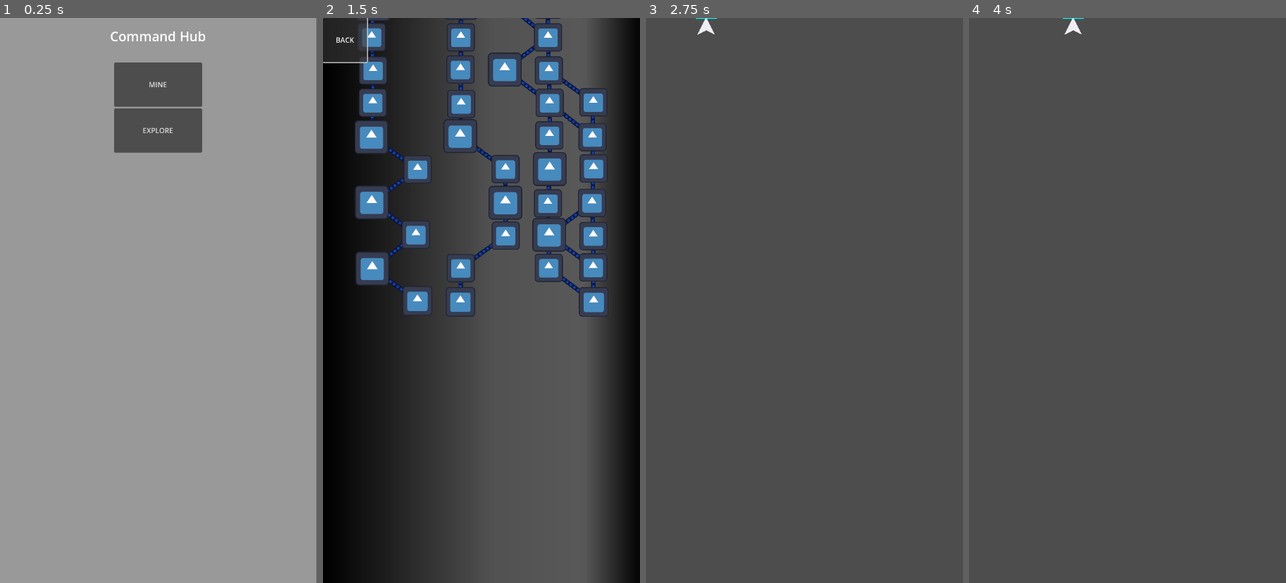
Above: before the commit, frames 1-4 (left to right).
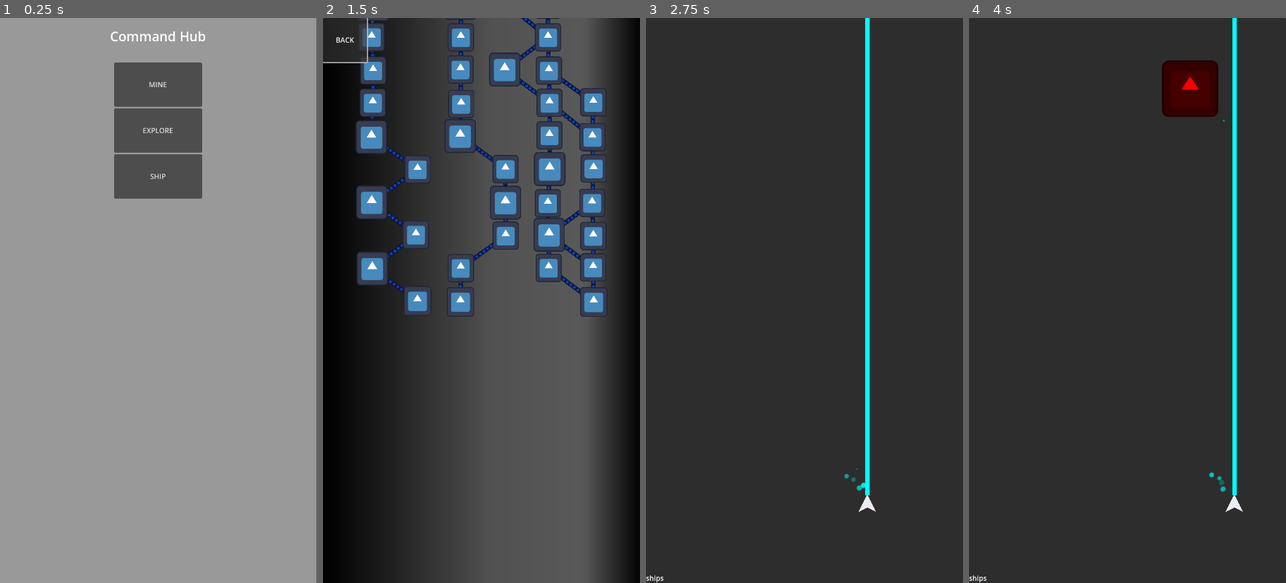
Above: after the commit, the same moments.

Repository: EitherRock/spacegame
Game: Godot game, scene res://main.tscn
Two runs of this game, one before a commit and one after it. Both use one fixed random seed, a clock stepped at 60 frames per second and the inputs below. The project has no main scene, so this scene is started directly. The engine's default icon, where the game draws it, is replaced by a stand-in: a white triangle on a blue panel in a dark square.
Inputs (mouse positions are in pixels of both pictures, inside the frame that each line leads up to):
- Up to frame 1 (0.25 s): no input
- Up to frame 2 (1.5 s): click "EXPLORE" at 0.5 s; click "BACK" at 1.25 s
- Up to frame 3 (2.75 s): move the mouse to (741, 300) at 2.02 s; press the mouse at (741, 300) at 2.03 s; hold Right (ui_right) from 2.03 s (still down)
- Up to frame 4 (4 s): move the mouse to (1064, 328) at 2.77 s; release Right (ui_right) at 2.78 s; release the mouse at (1064, 328) at 2.78 s; hold Down (ui_down) 2.78-3.53 s; tap G (scroll_down) at 2.85 s; click (1064, 328) at 2.92 s; move the mouse to (1159, 176) at 3.52 s; hold Right (ui_right) from 3.53 s (still down); hold T (scroll_up) from 3.53 s (still down); click (1159, 176) at 3.67 s

The runs differ from the first frame. In frame 1, 2.2% of the frame differs, in the area x 36-64%, y 24-32%; in frame 2, 2.3%; in frame 3, 100%; in frame 4, 100%, in the area x 0-100%, y 0-100%.

Commit message:
more stuff

Diff:
--- a/asteroid.gd
+++ b/asteroid.gd
@@ -1,7 +1,7 @@
 extends Area2D
 
 var speed = 200
-var health = 5
+@export var health = 100
 
 func _physics_process(delta):
 	position += Vector2(0, speed) * delta
@@ -10,12 +10,11 @@
 	if position.y > get_viewport_rect().size.y:
 		queue_free()
 
-#func _on_Asteroid_area_entered(area):
-	#if area.is_in_group("Bullets"):
-		#print("bullets")
-		#queue_free()
-	#elif area.is_in_group("Ship"):
-		#get_tree().change_scene("res://path_to_previous_scene.tscn")
+	if health <= 0:
+		print("asteroidn bye bye")
+		queue_free()
+
+
 
 
 
@@ -25,3 +24,16 @@
 		health -= 2
 		if health <= 0:
 			queue_free()
+
+	if area.is_in_group("Laser"):
+		print(true)
+
+func apply_damage(amount):
+	print("applying damage through the asteroid")
+	print(amount)
+	health -= amount
+	if health <= 0:
+		die()
+
+func die():
+	queue_free()
--- a/asteroid_map.gd
+++ b/asteroid_map.gd
@@ -29,5 +29,5 @@
 
 
 # Called every frame. 'delta' is the elapsed time since the previous frame.
-func _process(delta):
-	pass
+#func _process(delta):
+	#pass
--- a/bullet.tscn
+++ b/bullet.tscn
@@ -7,6 +7,7 @@
 
 [node name="bullet" type="Area2D" groups=["Bullets"]]
 position = Vector2(8, 14)
+scale = Vector2(1.02175, 1)
 script = ExtResource("1_8kerc")
 
 [node name="Polygon2D" type="Polygon2D" parent="."]
--- a/laser_ray.tscn
+++ /dev/null
@@ -1,69 +0,0 @@
-[gd_scene load_steps=11 format=3 uid="uid://bv3etj4h4c3c6"]
-
-[ext_resource type="Script" path="res://weapons/laser.gd" id="1_vvojh"]
-[ext_resource type="Texture2D" uid="uid://cqvbo28pv0ec7" path="res://glowing_circle.png" id="2_vaq43"]
-
-[sub_resource type="RectangleShape2D" id="RectangleShape2D_dj0s3"]
-size = Vector2(72, 20)
-
-[sub_resource type="CanvasItemMaterial" id="CanvasItemMaterial_a3vdj"]
-
-[sub_resource type="Gradient" id="Gradient_3myn0"]
-colors = PackedColorArray(0.991164, 0.991164, 0.991164, 1, 1, 1, 1, 0.00392157)
-
-[sub_resource type="GradientTexture1D" id="GradientTexture1D_mwl43"]
-gradient = SubResource("Gradient_3myn0")
-
-[sub_resource type="Curve" id="Curve_pjr8k"]
-_data = [Vector2(0, 1), 0.0, 0.0, 0, 0, Vector2(0.499264, 1), 0.0, 0.0, 0, 0, Vector2(1, 0), -0.35061, 0.0, 0, 0]
-point_count = 3
-
-[sub_resource type="CurveTexture" id="CurveTexture_4jhmj"]
-curve = SubResource("Curve_pjr8k")
-
-[sub_resource type="ParticleProcessMaterial" id="ParticleProcessMaterial_cuhq3"]
-lifetime_randomness = 0.3
-particle_flag_disable_z = true
-direction = Vector3(2.08165e-12, 2, 2.08165e-12)
-initial_velocity_min = 250.0
-initial_velocity_max = 250.0
-gravity = Vector3(2.08165e-12, 2.08165e-12, 2.08165e-12)
-scale_curve = SubResource("CurveTexture_4jhmj")
-color = Color(0.0117647, 1, 1, 1)
-color_initial_ramp = SubResource("GradientTexture1D_mwl43")
-
-[sub_resource type="CanvasItemMaterial" id="CanvasItemMaterial_l14ij"]
-
-[node name="Ray" type="RayCast2D"]
-position = Vector2(305, 803)
-target_position = Vector2(2.08165e-12, -1000)
-collide_with_areas = true
-collide_with_bodies = false
-script = ExtResource("1_vvojh")
-
-[node name="Line2D" type="Line2D" parent="."]
-points = PackedVector2Array(0, 0, 2.08165e-12, -50)
-default_color = Color(0.00784314, 1, 1, 1)
-
-[node name="StaticBody2D" type="StaticBody2D" parent="."]
-position = Vector2(0, -113)
-
-[node name="CollisionShape2D" type="CollisionShape2D" parent="StaticBody2D"]
-position = Vector2(1, 8.71967e-15)
-shape = SubResource("RectangleShape2D_dj0s3")
-
-[node name="CastingParticle" type="GPUParticles2D" parent="."]
-material = SubResource("CanvasItemMaterial_a3vdj")
-emitting = false
-sub_emitter = NodePath(".")
-process_material = SubResource("ParticleProcessMaterial_cuhq3")
-texture = ExtResource("2_vaq43")
-lifetime = 0.3
-
-[node name="CollisionParticle" type="GPUParticles2D" parent="."]
-material = SubResource("CanvasItemMaterial_l14ij")
-emitting = false
-sub_emitter = NodePath(".")
-process_material = SubResource("ParticleProcessMaterial_cuhq3")
-texture = ExtResource("2_vaq43")
-lifetime = 0.3
--- a/main.gd
+++ b/main.gd
@@ -8,8 +8,8 @@
 
 
 # Called every frame. 'delta' is the elapsed time since the previous frame.
-func _process(delta):
-	pass
+#func _process(delta):
+	#pass
 
 
 func _on_button_pressed():
@@ -18,3 +18,7 @@
 
 func _on_explore_button_pressed():
 	get_tree().change_scene_to_file("res://map.tscn")
+
+
+func _on_ship_pressed():
+	get_tree().change_scene_to_file("res://ship_control.tscn")
--- a/main.tscn
+++ b/main.tscn
@@ -77,5 +77,16 @@
 text = "EXPLORE
 "
 
+[node name="HBoxContainer3" type="HBoxContainer" parent="Panel/MarginContainer/VBoxContainer/MarginContainer/VBoxContainer"]
+layout_mode = 2
+size_flags_horizontal = 4
+size_flags_vertical = 4
+
+[node name="Ship" type="Button" parent="Panel/MarginContainer/VBoxContainer/MarginContainer/VBoxContainer/HBoxContainer3"]
+custom_minimum_size = Vector2(200, 100)
+layout_mode = 2
+text = "SHIP"
+
 [connection signal="pressed" from="Panel/MarginContainer/VBoxContainer/MarginContainer/VBoxContainer/HBoxContainer/CaveButton" to="." method="_on_button_pressed"]
 [connection signal="pressed" from="Panel/MarginContainer/VBoxContainer/MarginContainer/VBoxContainer/HBoxContainer2/ExploreButton" to="." method="_on_explore_button_pressed"]
+[connection signal="pressed" from="Panel/MarginContainer/VBoxContainer/MarginContainer/VBoxContainer/HBoxContainer3/Ship" to="." method="_on_ship_pressed"]
--- a/map.gd
+++ b/map.gd
@@ -17,7 +17,6 @@
 var camera_edge_y: float
 
 func _ready() -> void:
-	print(camera_2d)
 	camera_edge_y = MapGenerator.Y_DIST * (MapGenerator.FLOORS - 1)
 
 	generate_new_map()
--- a/map_room.gd
+++ b/map_room.gd
@@ -59,17 +59,18 @@
 	if not available or not event.is_action_pressed("left_mouse"):
 		return
 
-	print("pressed")
+	print("Map room pressed")
 	room.selected = true
 	animation_player.play("select")
 	var timer = Timer.new()
 	timer.set_wait_time(2)  # Set the timer interval to 1 second
 	timer.set_one_shot(false)  # Make the timer repeat
 	 # Connect the timer's timeout signal to a method
+	timer.connect("timeout", _on_map_room_selected)
 	add_child(timer)  # Add the timer as a child of this node
 	timer.start()
 	await timer
-	get_tree().change_scene_to_file("res://ship.tscn")
+	get_tree().change_scene_to_file("res://asteroid_map.tscn")
 
 # called by the animation player when the
 func _on_map_room_selected() -> void:
--- a/map_room.tscn
+++ b/map_room.tscn
@@ -6,24 +6,8 @@
 [sub_resource type="CircleShape2D" id="CircleShape2D_6urgk"]
 radius = 12.0
 
-[sub_resource type="Animation" id="Animation_wd66y"]
-resource_name = "highlight"
+[sub_resource type="Animation" id="Animation_4vffa"]
 loop_mode = 1
-tracks/0/type = "value"
-tracks/0/imported = false
-tracks/0/enabled = true
-tracks/0/path = NodePath("visuals:scale")
-tracks/0/interp = 1
-tracks/0/loop_wrap = true
-tracks/0/keys = {
-"times": PackedFloat32Array(0, 0.5),
-"transitions": PackedFloat32Array(1, 1),
-"update": 0,
-"values": [Vector2(1, 1), Vector2(1.25, 1.25)]
-}
-
-[sub_resource type="Animation" id="Animation_4vffa"]
-length = 0.001
 tracks/0/type = "value"
 tracks/0/imported = false
 tracks/0/enabled = true
@@ -49,9 +33,26 @@
 "values": [Color(1, 1, 1, 0.00392157)]
 }
 
+[sub_resource type="Animation" id="Animation_wd66y"]
+resource_name = "highlight"
+loop_mode = 1
+tracks/0/type = "value"
+tracks/0/imported = false
+tracks/0/enabled = true
+tracks/0/path = NodePath("visuals:scale")
+tracks/0/interp = 1
+tracks/0/loop_wrap = true
+tracks/0/keys = {
+"times": PackedFloat32Array(0, 0.5),
+"transitions": PackedFloat32Array(1, 1),
+"update": 0,
+"values": [Vector2(1, 1), Vector2(1.25, 1.25)]
+}
+
 [sub_resource type="Animation" id="Animation_7pbpy"]
 resource_name = "select"
 length = 0.6
+loop_mode = 1
 tracks/0/type = "value"
 tracks/0/imported = false
 tracks/0/enabled = true
@@ -87,6 +88,7 @@
 }
 
 [node name="MapRoom" type="Area2D"]
+scale = Vector2(0.928, 1)
 collision_layer = 8
 collision_mask = 0
 script = ExtResource("1_po884")
--- a/ship.gd
+++ b/ship.gd
@@ -5,7 +5,7 @@
 var rotaion_speed: int = 1
 
 var bullet_scene = preload("res://bullet.tscn")
-var laser_scene = preload("res://weapons/laser.tscn")
+var laser_scene = preload("res://weapons/laser_ray.tscn")
 var bullet_speed = 500  # Speed of the bullet
 
 var spawn_interval = 1.0
@@ -13,8 +13,9 @@
 # Create a new Timer instance
 var timer = Timer.new()
 var bullets: Array
-var laser: Area2D
+var laser: RayCast2D
 var has_laser: bool = true
+var has_bullets: bool = false
 
 
 func _ready():
@@ -23,6 +24,8 @@
 
 	if has_laser:
 		laser = laser_scene.instantiate()
+		laser.enabled = true
+		print(laser)
 		laser.position = position  # Set laser's initial position to the ship's position
 		add_child(laser)
 
@@ -36,11 +39,12 @@
 
 	bullets = []
 	# Configure the timer
-	timer.set_wait_time(1)  # Set the timer interval to 1 second
-	timer.set_one_shot(false)  # Make the timer repeat
-	timer.connect("timeout", _on_timer_timeout)  # Connect the timer's timeout signal to a method
-	add_child(timer)  # Add the timer as a child of this node
-	timer.start()  # Start the timer
+	if has_bullets:
+		timer.set_wait_time(1)  # Set the timer interval to 1 second
+		timer.set_one_shot(false)  # Make the timer repeat
+		timer.connect("timeout", _on_timer_timeout)  # Connect the timer's timeout signal to a method
+		add_child(timer)  # Add the timer as a child of this node
+		timer.start()  # Start the timer
 
 func _on_Laser_Timer_timeout():
 	pass
@@ -88,4 +92,7 @@
 		for asteroid in get_tree().get_nodes_in_group("Asteroids"):
 			asteroid.queue_free()
 		print('Ship')
-		get_tree().change_scene_to_file("res://main.tscn")
+		self.call_deferred('change_scene')
+
+func change_scene():
+	get_tree().change_scene_to_file("res://main.tscn")
--- a/ship.tscn
+++ b/ship.tscn
@@ -3,7 +3,7 @@
 [ext_resource type="Script" path="res://ship.gd" id="1_jjycs"]
 
 [node name="Ship" type="Area2D"]
-position = Vector2(2.08165e-12, 2.08165e-12)
+position = Vector2(352, 458)
 script = ExtResource("1_jjycs")
 
 [node name="CollisionPolygon2D" type="CollisionPolygon2D" parent="." groups=["Ship"]]
--- /dev/null
+++ b/ship_control.gd
@@ -0,0 +1,11 @@
+extends Control
+
+
+# Called when the node enters the scene tree for the first time.
+func _ready():
+	pass # Replace with function body.
+
+
+# Called every frame. 'delta' is the elapsed time since the previous frame.
+func _process(delta):
+	pass
--- /dev/null
+++ b/ship_control.tscn
@@ -0,0 +1,17 @@
+[gd_scene format=3 uid="uid://dp2dmarftroga"]
+
+[node name="ShipControl" type="Control"]
+layout_mode = 3
+anchors_preset = 15
+anchor_right = 1.0
+anchor_bottom = 1.0
+grow_horizontal = 2
+grow_vertical = 2
+
+[node name="Panel" type="Panel" parent="."]
+layout_mode = 1
+anchors_preset = 15
+anchor_right = 1.0
+anchor_bottom = 1.0
+grow_horizontal = 2
+grow_vertical = 2
--- a/weapons/laser.gd
+++ b/weapons/laser.gd
@@ -1,37 +1,89 @@
 extends RayCast2D
 
-var is_casting := false : set = set_is_casting
+var is_casting := self.enabled
+@export var damage: int = 1
+var damage_timer = null
+#var collider = null
+#var is_casting := false : set = set_is_casting
 #var available := false : set = set_available
 
 
 # Called when the node enters the scene tree for the first time.
 func _ready():
-	set_physics_process(false)
+	set_physics_process(true) # started as false
 	$Line2D.points[1] = Vector2.ZERO
 
-func _unhandled_input(event: InputEvent) -> void:
-	if event is InputEventMouseButton:
-		self.is_casting = event.pressed
+#func _unhandled_input(event: InputEvent) -> void:
+	#if event is InputEventMouseButton:
+		#print("laser time")
+		#self.is_casting = event.pressed
 
 
 # Called every frame. 'delta' is the elapsed time since the previous frame.
-func _physics_process(delta):
+func _physics_process(_delta):
+	set_physics_process(is_casting)
 	var cast_point := target_position
+	var collider = null
 	force_raycast_update()
 
+	$BeamParticle.emitting = is_casting
+	$CastingParticle.emitting = is_casting
+	if is_casting:
+		appear()
+		$CollisionParticle.emitting = is_colliding()
+	else:
+		$CollisionParticle.emitting = false
+		disappear()
+		if damage_timer:
+			damage_timer.stop()
+
 	if is_colliding():
+		var new_collider = get_collider()
+		if collider != new_collider:
+			collider = new_collider
+			if damage_timer:
+				damage_timer.stop()
+			damage_timer = Timer.new()
+			damage_timer.wait_time = .75
+			await damage_timer
+			if collider and collider.is_inside_tree():
+
+				if collider.has_method("apply_damage"):
+					collider.apply_damage(damage)
+					print("Collider Health: %s" % str(collider.health))
+				else:
+					print("Collider does not have 'apply_damage' method")
+			else:
+				print("Collider is no longer valid")
+			#damage_timer.connect("timeout", _apply_damage)
+			add_child(damage_timer)
+			damage_timer.start()
+			print("timeer started")
 		cast_point = to_local(get_collision_point())
+		$CollisionParticle.global_rotation = get_collision_normal().angle()
+		$CollisionParticle.position = cast_point
+	else:
+		collider = null
+		if damage_timer:
+			damage_timer.stop()
+			print("Timer stopped")
+			damage_timer = null
+
 
 	$Line2D.points[1] = cast_point
+	$BeamParticle.position = cast_point * 0.5
+	$BeamParticle.process_material.emission_box_extents.y = cast_point.length() * 0.5
 
 
 func set_is_casting(cast: bool) -> void:
 	is_casting = cast
 
+	$BeamParticle.emitting = is_casting
 	$CastingParticle.emitting = is_casting
 	if is_casting:
 		appear()
 	else:
+		$CollisionParticle.emitting = false
 		disappear()
 	set_physics_process(is_casting)
 
@@ -42,3 +94,28 @@
 func disappear() -> void:
 	var tween = get_tree().create_tween()
 	tween.tween_property($Line2D, "width", 0, 0.2)
+
+func do_damage(health) -> int:
+	print(health)
+
+	while health > 0:
+		await get_tree().create_timer(1.0).timeout
+		health -= damage
+
+
+	print("health")
+	print(health)
+	return health
+
+
+#func _apply_damage():
+	#print("apply dmg")
+	#if collider and collider.is_inside_tree():
+		#
+		#if collider.has_method("apply_damage"):
+			#collider.apply_damage(damage)
+			#print("Collider Health: %s" % str(collider.health))
+		#else:
+			#print("Collider does not have 'apply_damage' method")
+	#else:
+		#print("Collider is no longer valid")
--- /dev/null
+++ b/weapons/laser_ray.tscn
@@ -0,0 +1,118 @@
+[gd_scene load_steps=16 format=3 uid="uid://bv3etj4h4c3c6"]
+
+[ext_resource type="Script" path="res://weapons/laser.gd" id="1_vvojh"]
+[ext_resource type="Texture2D" uid="uid://cqvbo28pv0ec7" path="res://glowing_circle.png" id="2_vaq43"]
+[ext_resource type="Texture2D" uid="uid://0lryhwwobh4j" path="res://weapons/glowing_circle.png" id="3_bhc88"]
+
+[sub_resource type="CanvasItemMaterial" id="CanvasItemMaterial_a3vdj"]
+
+[sub_resource type="Gradient" id="Gradient_3myn0"]
+colors = PackedColorArray(0.991164, 0.991164, 0.991164, 1, 1, 1, 1, 0.00392157)
+
+[sub_resource type="GradientTexture1D" id="GradientTexture1D_mwl43"]
+gradient = SubResource("Gradient_3myn0")
+
+[sub_resource type="Curve" id="Curve_pjr8k"]
+_data = [Vector2(0, 1), 0.0, 0.0, 0, 0, Vector2(0.499264, 1), 0.0, 0.0, 0, 0, Vector2(1, 0), -0.35061, 0.0, 0, 0]
+point_count = 3
+
+[sub_resource type="CurveTexture" id="CurveTexture_4jhmj"]
+curve = SubResource("Curve_pjr8k")
+
+[sub_resource type="ParticleProcessMaterial" id="ParticleProcessMaterial_cuhq3"]
+lifetime_randomness = 0.3
+particle_flag_disable_z = true
+emission_shape_scale = Vector3(1, -1, 1)
+velocity_pivot = Vector3(2.08165e-12, 2.08165e-12, 2.08165e-12)
+direction = Vector3(2.08165e-12, -1, 2.08165e-12)
+initial_velocity_min = 250.0
+initial_velocity_max = 250.0
+gravity = Vector3(2.08165e-12, 2.08165e-12, 2.08165e-12)
+scale_curve = SubResource("CurveTexture_4jhmj")
+color = Color(0.0117647, 1, 1, 1)
+color_initial_ramp = SubResource("GradientTexture1D_mwl43")
+
+[sub_resource type="CanvasItemMaterial" id="CanvasItemMaterial_l14ij"]
+
+[sub_resource type="ParticleProcessMaterial" id="ParticleProcessMaterial_gtv38"]
+lifetime_randomness = 0.3
+particle_flag_disable_z = true
+emission_shape_scale = Vector3(1, -1, 1)
+velocity_pivot = Vector3(2.08165e-12, 2.08165e-12, 2.08165e-12)
+direction = Vector3(1, 2.08165e-12, 2.08165e-12)
+initial_velocity_min = 250.0
+initial_velocity_max = 250.0
+gravity = Vector3(2.08165e-12, 2.08165e-12, 2.08165e-12)
+scale_curve = SubResource("CurveTexture_4jhmj")
+color = Color(0.0117647, 1, 1, 1)
+color_initial_ramp = SubResource("GradientTexture1D_mwl43")
+
+[sub_resource type="Curve" id="Curve_8tlte"]
+min_value = -200.0
+max_value = 200.0
+_data = [Vector2(0, -200), 0.0, 400.0, 0, 1, Vector2(1, 200), 400.0, 0.0, 1, 0]
+point_count = 2
+
+[sub_resource type="CurveTexture" id="CurveTexture_halga"]
+curve = SubResource("Curve_8tlte")
+
+[sub_resource type="ParticleProcessMaterial" id="ParticleProcessMaterial_r85rd"]
+particle_flag_disable_z = true
+emission_shape_offset = Vector3(20, 2.08165e-12, 2.08165e-12)
+emission_shape_scale = Vector3(2.08165e-12, 2.08165e-12, 2.08165e-12)
+emission_shape = 3
+emission_box_extents = Vector3(2.08165e-12, 2.08165e-12, 2.08165e-12)
+velocity_pivot = Vector3(1, 1, 2.08165e-12)
+direction = Vector3(1, -1, 2.08165e-12)
+spread = 60.0
+gravity = Vector3(2.08165e-12, 2.08165e-12, 2.08165e-12)
+tangential_accel_min = 100.0
+tangential_accel_max = 100.0
+tangential_accel_curve = SubResource("CurveTexture_halga")
+
+[sub_resource type="Environment" id="Environment_xd8sw"]
+background_mode = 3
+glow_enabled = true
+glow_levels/4 = 1.0
+glow_strength = 1.38
+glow_blend_mode = 0
+glow_map_strength = 0.96
+
+[node name="Ray" type="RayCast2D" groups=["Laser"]]
+position = Vector2(305, 803)
+target_position = Vector2(2.08165e-12, -2000)
+collide_with_areas = true
+script = ExtResource("1_vvojh")
+
+[node name="Line2D" type="Line2D" parent="."]
+points = PackedVector2Array(0, 0, 2.08165e-12, -50)
+default_color = Color(0.00784314, 1, 1, 1)
+
+[node name="CastingParticle" type="GPUParticles2D" parent="."]
+material = SubResource("CanvasItemMaterial_a3vdj")
+emitting = false
+sub_emitter = NodePath(".")
+process_material = SubResource("ParticleProcessMaterial_cuhq3")
+texture = ExtResource("3_bhc88")
+lifetime = 0.3
+
+[node name="CollisionParticle" type="GPUParticles2D" parent="."]
+material = SubResource("CanvasItemMaterial_l14ij")
+emitting = false
+sub_emitter = NodePath(".")
+process_material = SubResource("ParticleProcessMaterial_gtv38")
+texture = ExtResource("2_vaq43")
+lifetime = 0.3
+
+[node name="BeamParticle" type="GPUParticles2D" parent="."]
+visible = false
+material = SubResource("CanvasItemMaterial_l14ij")
+position = Vector2(-249, 75)
+emitting = false
+process_material = SubResource("ParticleProcessMaterial_r85rd")
+texture = ExtResource("3_bhc88")
+lifetime = 0.3
+visibility_rect = Rect2(-50, -50, 50, 50)
+
+[node name="WorldEnvironment" type="WorldEnvironment" parent="."]
+environment = SubResource("Environment_xd8sw")
Binary file changed: glowing_circle.png
Binary file added: weapons/glowing_circle.png
Not shown, added: weapons/glowing_circle.png.import
